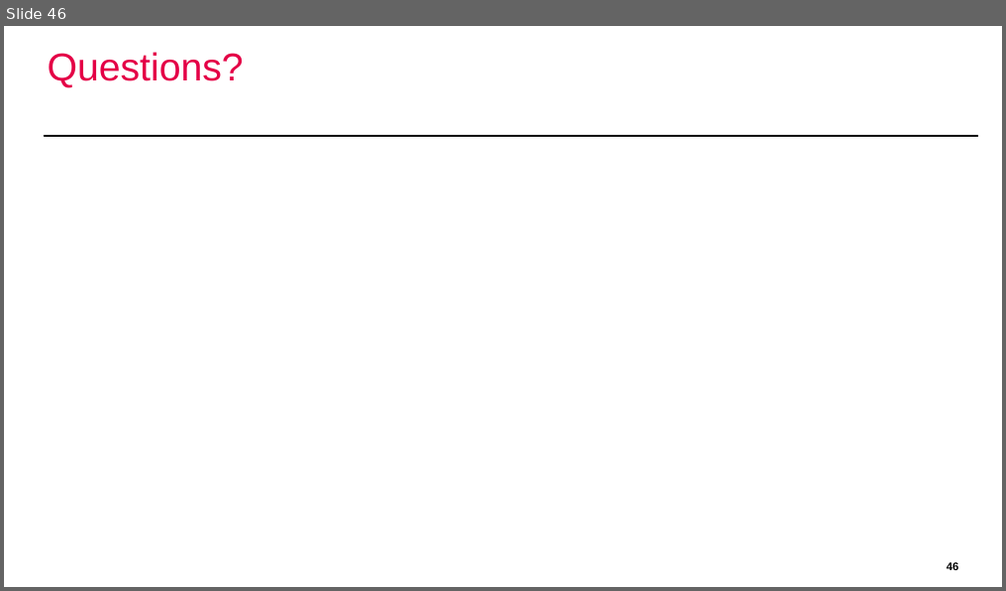
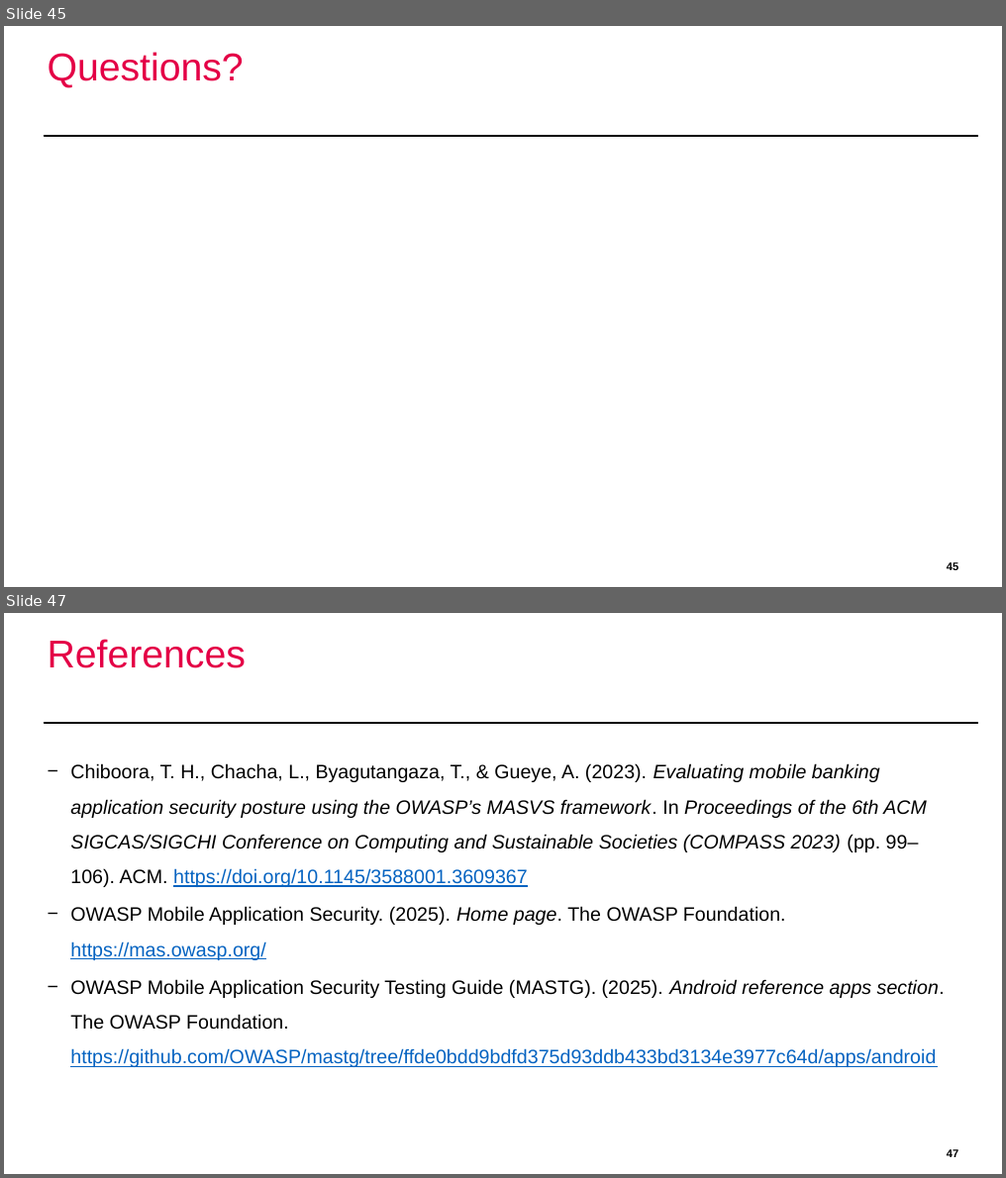
Before and after one commit to domi-cmd/Reference_Application_for_OWASP_MASTG, a slide deck: dev_documents/presentation/ba_thesis_presentation_kronig.pptx. Shown one above the other, each under a label of ours: slide 46 before the commit, slides 45 and 47 after it; the slides between them are not shown. The pictures are 1006x591 and 1006x1178 pixels, drawn with LibreOffice and Linux fonts; fonts in the diff are those of the drawing; background and template pictures are left out. Boxes give left, top, right and bottom in pixels: in the first picture for what was removed or moved away, otherwise in the second. Text is boxed around its words. In the diff, an @@ line names an element or a change of style, - is before the commit and + after.

Commit message:
Started adding proper references and citations to the presentation. Removed the slides discussing the flow diagrams, as I am still 5 minutes over the required talking time

```diff
--- a/dev_documents/presentation/ba_thesis_presentation_kronig.pptx
+++ b/dev_documents/presentation/ba_thesis_presentation_kronig.pptx
@@ slide 47 added at [4,613,1002,1174], background #FFFFFF; not listed: 1 template element that a slide beside it also shows @@
@@ title added at [48,639,246,668], 28 pt, text #E40046 @@
+References
@@ text added at [70,763,944,1067], 14 pt, text #000000 @@
+− Chiboora, T. H., Chacha, L., Byagutangaza, T., & Gueye, A. (2023). Evaluating mobile banking application security posture using the OWASP’s MASVS framework. In Proceedings of the 6th ACM SIGCAS/SIGCHI Conference on Computing and Sustainable Societies (COMPASS 2023) (pp. 99–106). ACM. https://doi.org/10.1145/3588001.3609367
+− OWASP Mobile Application Security. (2025). Home page. The OWASP Foundation. https://mas.owasp.org/
+− OWASP Mobile Application Security Testing Guide (MASTG). (2025). Android reference apps section. The OWASP Foundation. https://github.com/OWASP/mastg/tree/ffde0bdd9bdfd375d93ddb433bd3134e3977c64d/apps/android
@@ page number added at [946,1150,958,1157], 8 pt, text #000000, bold @@
+47
@@ what was slide 46 is now slide 45 @@
```
Also in this commit, not shown: 13 slides changed, 1 other slide added, 2 slides removed.
